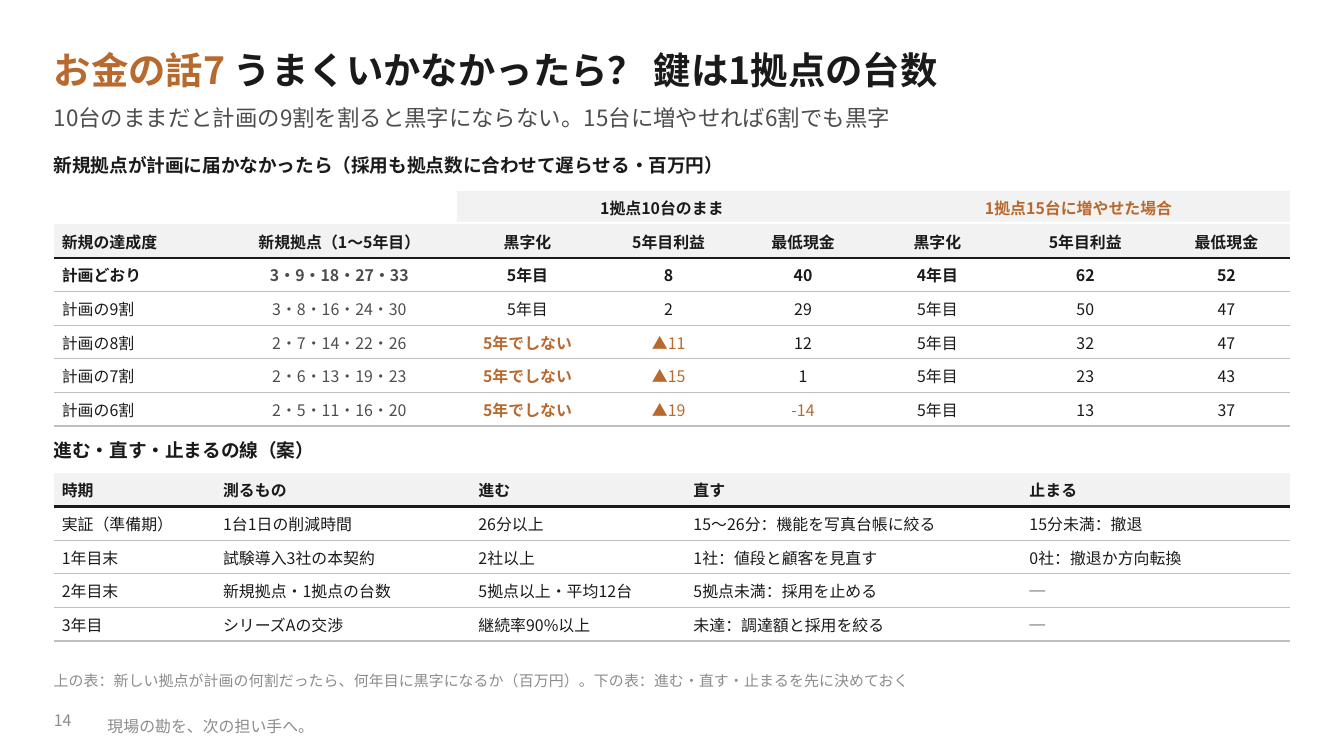
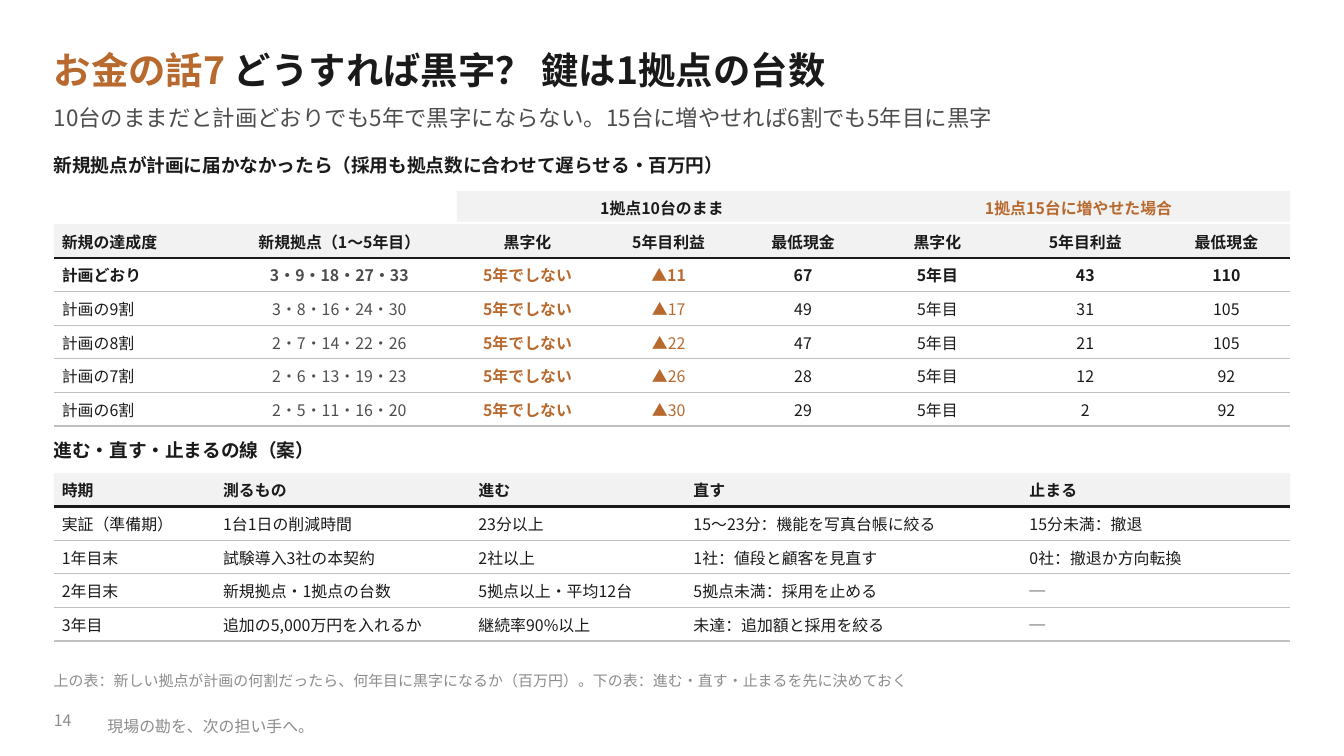
Before and after one commit to SEITOSHIKI/-ai-commute-audio-, a slide deck: slide 14 of deck/カンツギ_事業計画書_やさしい版.pptx. Drawn at 1344x756 pixels with LibreOffice and Linux fonts; fonts in the diff are those of the drawing; background and template pictures are left out. Boxes give left, top, right and bottom in pixels: in the first picture for what was removed or moved away, otherwise in the second. Text is boxed around its words. In the diff, an @@ line names an element or a change of style, - is before the commit and + after.

```diff
--- a/deck/カンツギ_事業計画書_やさしい版.pptx
+++ b/deck/カンツギ_事業計画書_やさしい版.pptx
@@ text at bbox=[54, 51, 826, 88]: text changed @@
-お金の話7 うまくいかなかったら？ 鍵は1拠点の台数
+お金の話7 どうすれば黒字？ 鍵は1拠点の台数
@@ text at bbox=[54, 107, 992, 128]: text changed @@
-10台のままだと計画の9割を割ると黒字にならない。15台に増やせれば6割でも黒字
+10台のままだと計画どおりでも5年で黒字にならない。15台に増やせれば6割でも5年目に黒字
@@ table at bbox=[54, 224, 1290, 422] @@
-row 2: 計画どおり | 3・9・18・27・33 | 5年目 | 8 | 40 | 4年目 | 62 | 52
+row 2: 計画どおり | 3・9・18・27・33 | 5年でしない | ▲11 | 67 | 5年目 | 43 | 110
-row 3: 計画の9割 | 3・8・16・24・30 | 5年目 | 2 | 29 | 5年目 | 50 | 47
+row 3: 計画の9割 | 3・8・16・24・30 | 5年でしない | ▲17 | 49 | 5年目 | 31 | 105
-row 4: 計画の8割 | 2・7・14・22・26 | 5年でしない | ▲11 | 12 | 5年目 | 32 | 47
+row 4: 計画の8割 | 2・7・14・22・26 | 5年でしない | ▲22 | 47 | 5年目 | 21 | 105
-row 5: 計画の7割 | 2・6・13・19・23 | 5年でしない | ▲15 | 1 | 5年目 | 23 | 43
+row 5: 計画の7割 | 2・6・13・19・23 | 5年でしない | ▲26 | 28 | 5年目 | 12 | 92
-row 6: 計画の6割 | 2・5・11・16・20 | 5年でしない | ▲19 | -14 | 5年目 | 13 | 37
+row 6: 計画の6割 | 2・5・11・16・20 | 5年でしない | ▲30 | 29 | 5年目 | 2 | 92
@@ table at bbox=[54, 473, 1290, 638] @@
-row 2, column 3: 26分以上
+row 2, column 3: 23分以上
-row 2, column 4: 15〜26分：機能を写真台帳に絞る
+row 2, column 4: 15〜23分：機能を写真台帳に絞る
-row 5, column 2: シリーズAの交渉
+row 5, column 2: 追加の5,000万円を入れるか
-row 5, column 4: 未達：調達額と採用を絞る
+row 5, column 4: 未達：追加額と採用を絞る
```
Also in this commit, not shown: 10 other slides changed, 19 other files.
